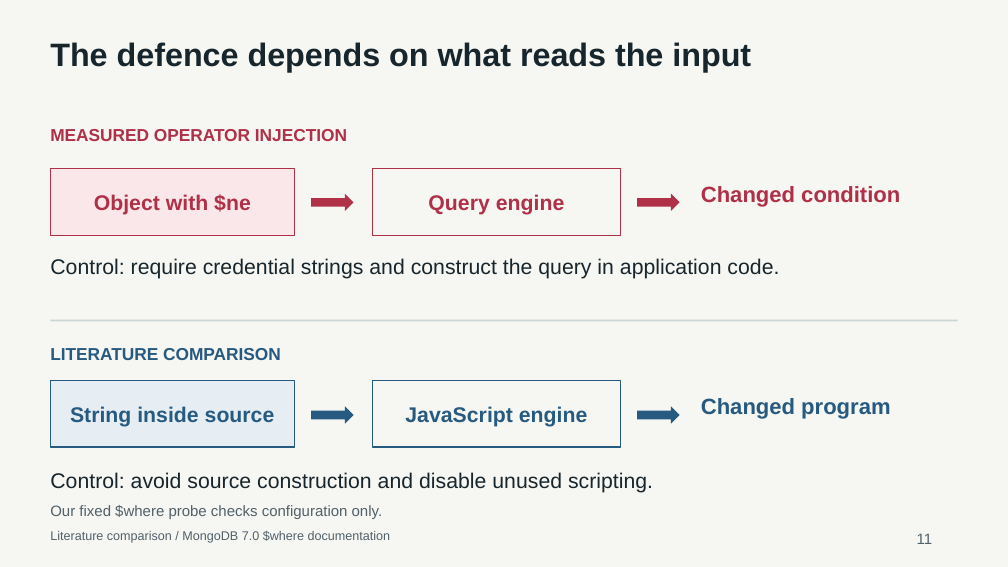
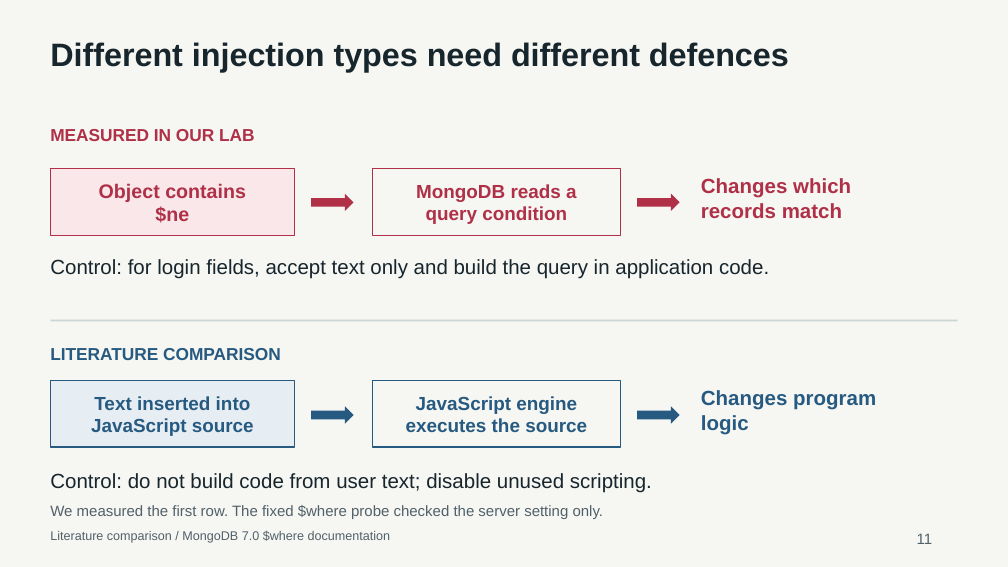
Before and after one commit to Qingyu255/CS440-Project, a slide deck: slide 11 of deliverables/CS440-NoSQL-Injections-Final-Deck.pptx. Drawn at 1008x567 pixels with LibreOffice and Linux fonts; fonts in the diff are those of the drawing. Boxes give left, top, right and bottom in pixels: in the first picture for what was removed or moved away, otherwise in the second. Text is boxed around its words. In the diff, an @@ line names an element or a change of style, - is before the commit and + after.

Commit message:
Clarify experiment outcomes and safe login flow

```diff
--- a/deliverables/CS440-NoSQL-Injections-Final-Deck.pptx
+++ b/deliverables/CS440-NoSQL-Injections-Final-Deck.pptx
@@ text at box(50, 42, 789, 73): text changed @@
-The defence depends on what reads the input
+Different injection types need different defences
@@ text at box(50, 129, 255, 141): text changed @@
-MEASURED OPERATOR INJECTION
+MEASURED IN OUR LAB
@@ text at box(701, 178, 851, 218): text changed; size 21 to 19.5 pt @@
-Changed condition
+Changes which
+records match
@@ text in rectangle at box(99, 183, 246, 223): text changed; size 20.2 to 18.8 pt @@
-Object with $ne
+Object contains
+$ne
@@ text in rectangle at box(416, 184, 577, 224): text changed; size 20.2 to 18 pt @@
-Query engine
+MongoDB reads a
+query condition
@@ text at box(50, 259, 769, 279): text changed; size 20.2 to 19.5 pt @@
-Control: require credential strings and construct the query in application code.
+Control: for login fields, accept text only and build the query in application code.
@@ text in rectangle at box(91, 396, 254, 436): text changed; size 20.2 to 18 pt @@
-String inside source
+Text inserted into
+JavaScript source
@@ text in rectangle at box(406, 418, 587, 432): paragraph added @@
+executes the source
@@ text in rectangle at box(416, 396, 577, 414): size 20.2 to 18 pt in "JavaScript engine" @@
@@ text at box(701, 390, 876, 435): text changed; size 21 to 19.5 pt @@
-Changed program
+Changes program
+logic
@@ text at box(50, 473, 652, 493): text changed; size 20.2 to 19.5 pt @@
-Control: avoid source construction and disable unused scripting.
+Control: do not build code from user text; disable unused scripting.
@@ text at box(50, 505, 603, 519): text changed @@
-Our fixed $where probe checks configuration only.
+We measured the first row. The fixed $where probe checked the server setting only.
```
Also in this commit, not shown: 12 other slides changed, 9 other files.
